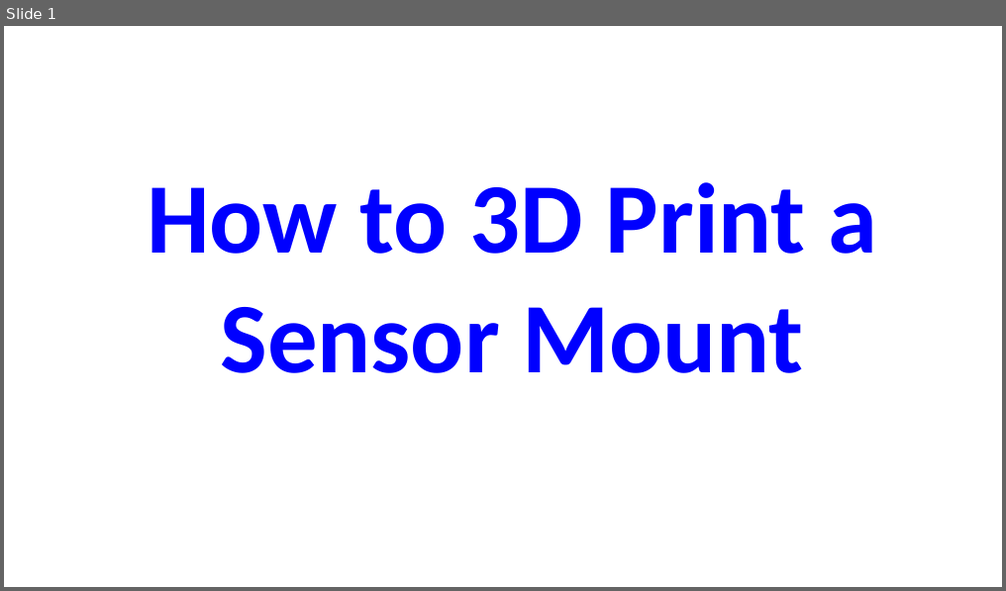
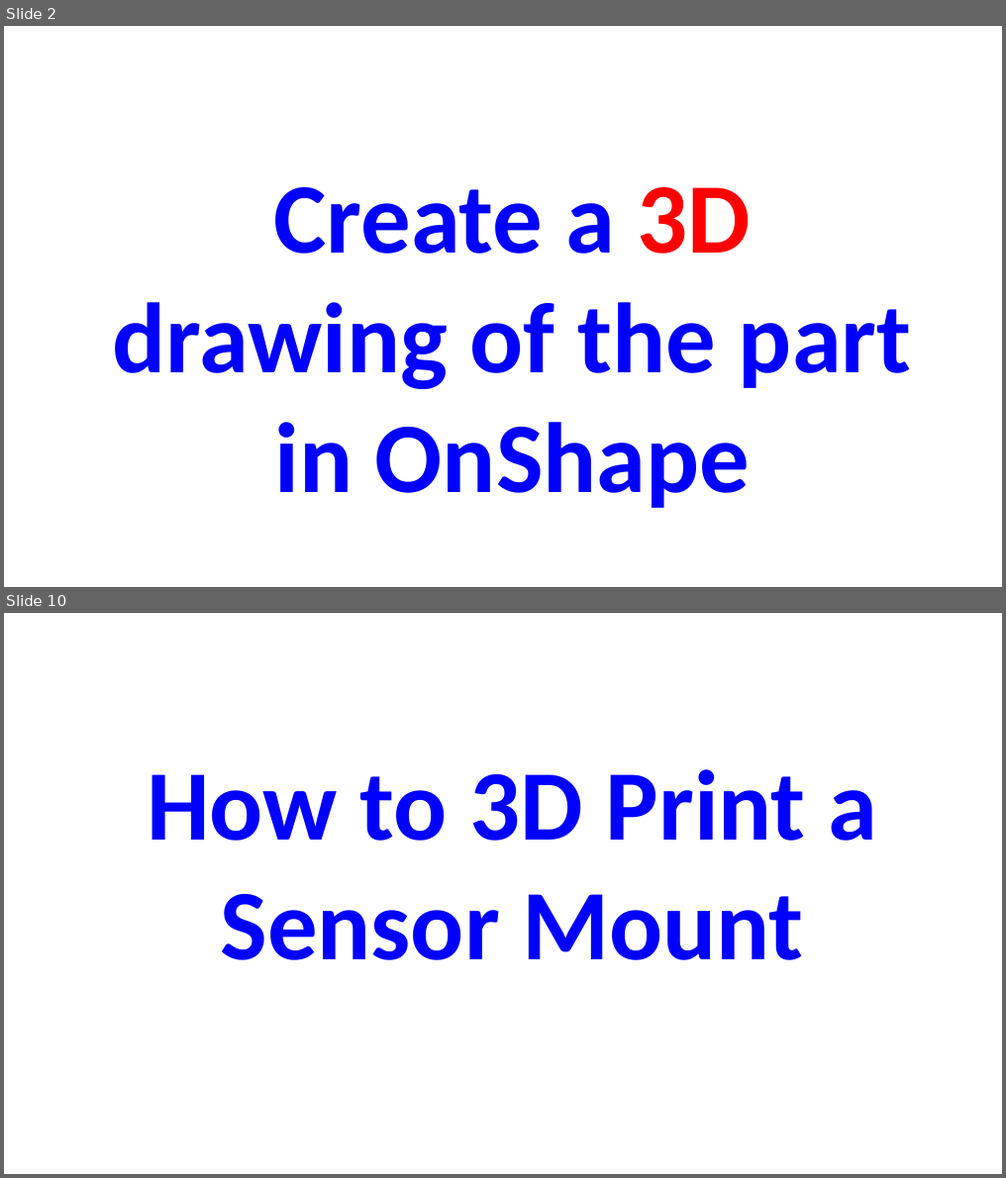
Before and after one commit to DavidAFrederick/Demo_Videos, a slide deck: df20220904_Video_Text_v01.pptx. Shown one above the other, each under a label of ours: slide 1 before the commit, slides 2 and 10 after it; the slides between them are not shown. The pictures are 1006x591 and 1006x1178 pixels, drawn with LibreOffice and Linux fonts; fonts in the diff are those of the drawing. Boxes give left, top, right and bottom in pixels: in the first picture for what was removed or moved away, otherwise in the second. Text is boxed around its words. In the diff, an @@ line names an element or a change of style, - is before the commit and + after.

```diff
--- a/df20220904_Video_Text_v01.pptx
+++ b/df20220904_Video_Text_v01.pptx
@@ slide 2 added at (x1=4, y1=26, x2=1002, y2=587), background #FFFFFF @@
@@ text added at (x1=113, y1=187, x2=911, y2=508), 96 pt, text #0000FF, bold @@
+Create a 3D drawing of the part in OnShape
@@ what was slide 1 is now slide 10 @@
```
Also in this commit, not shown: 8 other slides added, 1 other file.
